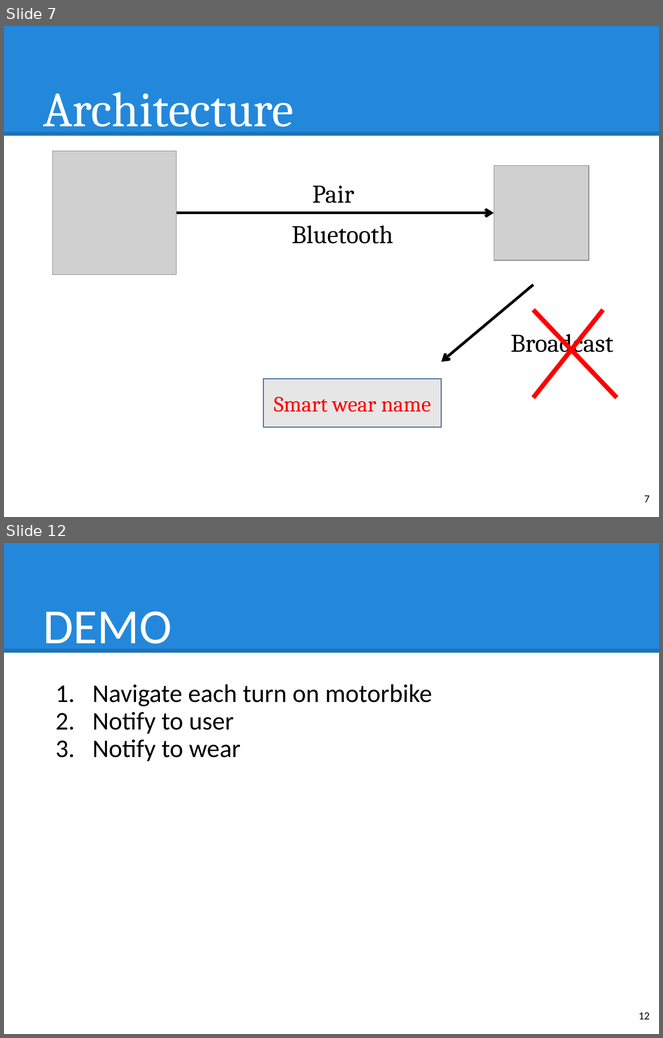
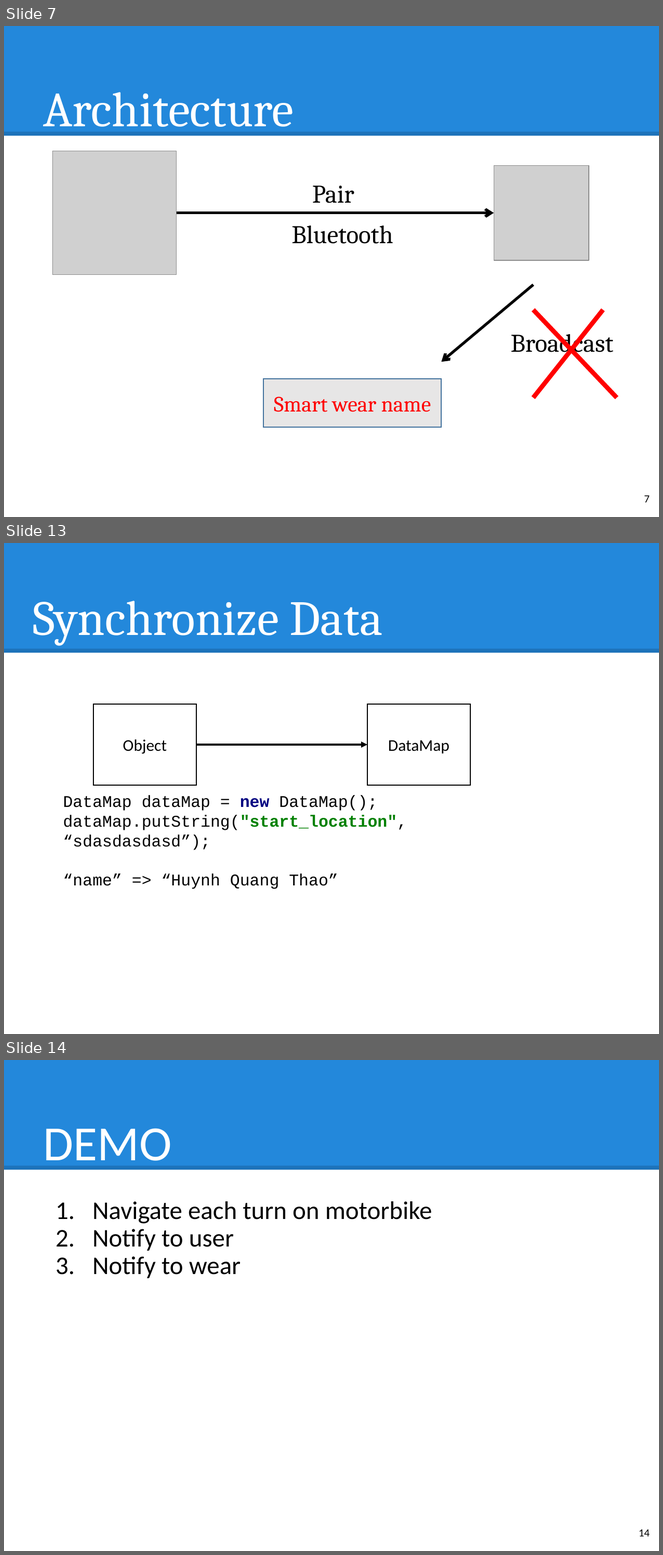
Before and after one commit to hqt/street-router, a slide deck: Document/presentation/nam/7 wear.pptx. Shown one above the other, each under a label of ours: slides 7 and 12 before the commit, slides 7, 13 and 14 after it; the slides between them are not shown. The pictures are 663x1038 and 663x1555 pixels, drawn with LibreOffice and Linux fonts; fonts in the diff are those of the drawing; grey boxes stand for pictures. Boxes give left, top, right and bottom in pixels: in the first picture for what was removed or moved away, otherwise in the second. Text is boxed around its words. In the diff, an @@ line names an element or a change of style, - is before the commit and + after.

Commit message:
update slide

```diff
--- a/Document/presentation/nam/7 wear.pptx
+++ b/Document/presentation/nam/7 wear.pptx
@@ slide 13 added at box(4, 543, 659, 1034), background #FFFFFF; not listed: 2 template elements that a slide beside it also shows @@
@@ text added at box(33, 601, 383, 646), 54 pt, text #FFFFFF @@
+Synchronize Data
@@ rectangle added at box(94, 704, 196, 785), outline #000000 1 pt, 18 pt, text #000000 @@
+Object
@@ rectangle added at box(367, 704, 470, 785), outline #000000 1 pt, 18 pt, text #000000 @@
+DataMap
@@ arrow added from (196, 745) to (367, 745), #000000 2.25 pt @@
@@ text added at box(63, 795, 408, 889), 18 pt, text #000000 @@
+DataMap dataMap = new DataMap();
+dataMap.putString("start_location", “sdasdasdasd”);
+“name” => “Huynh Quang Thao”
@@ what was slide 12 is now slide 14 @@
@@ page number at box(639, 1530, 650, 1537): text changed @@
-12
+14
```
Also in this commit, not shown: 1 other slide added.
